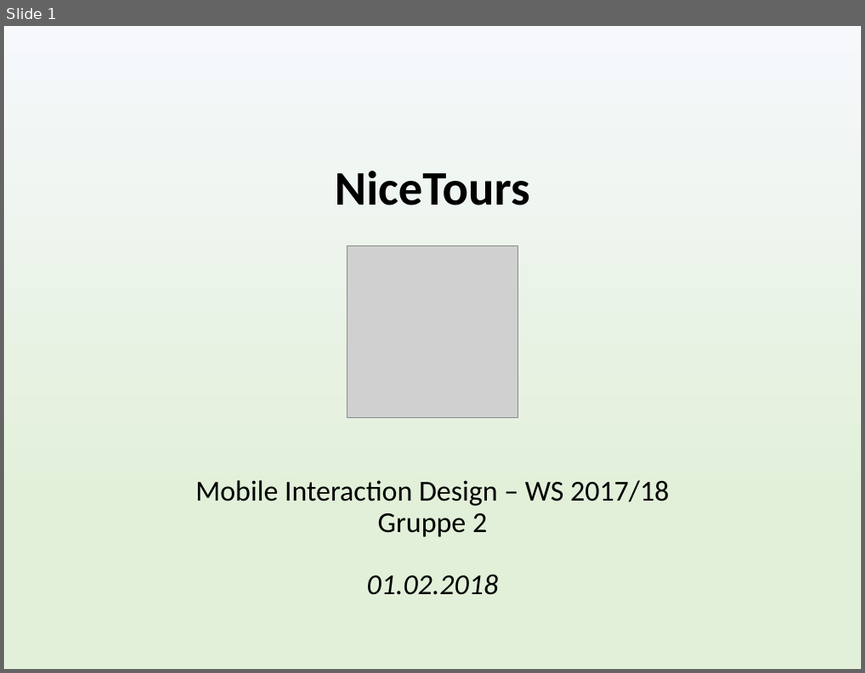
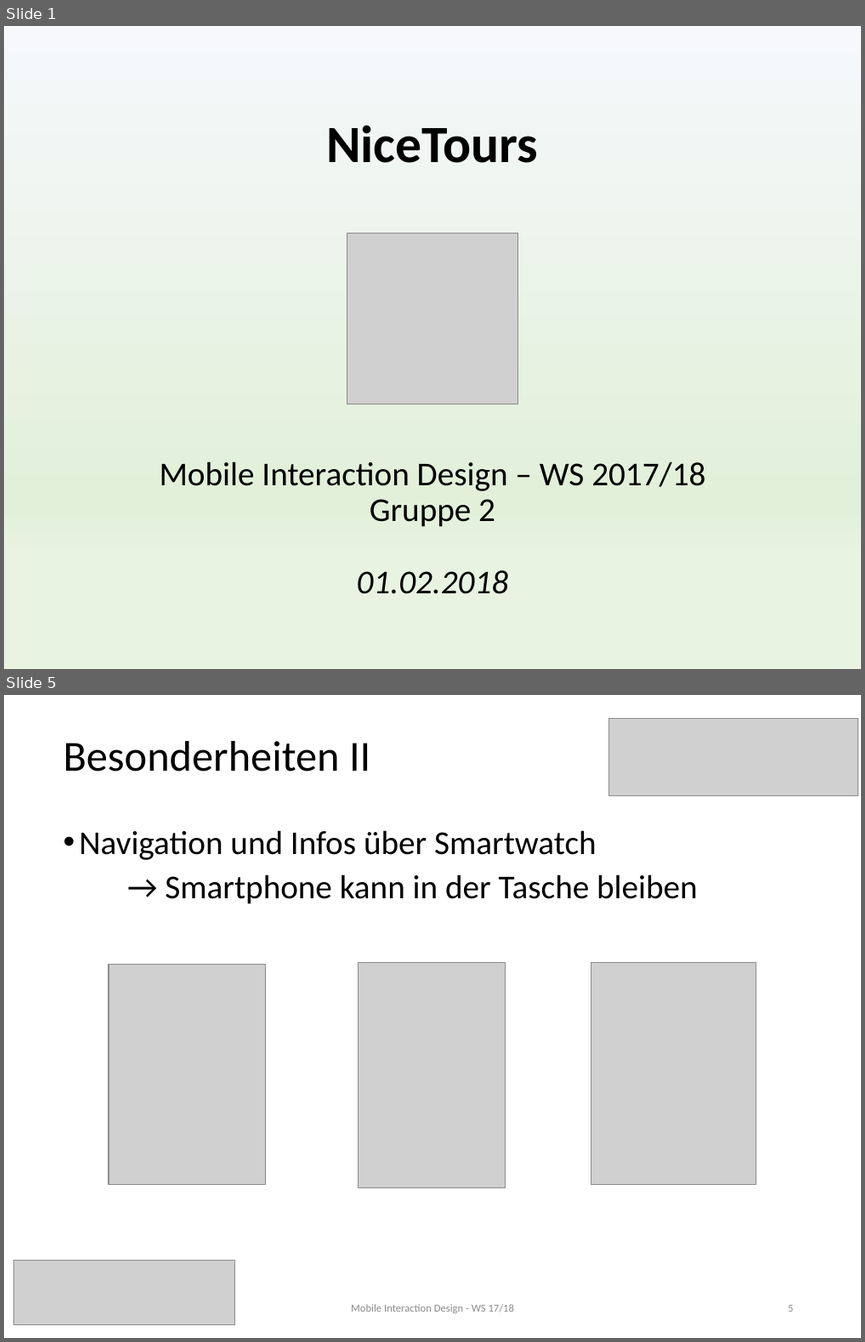
Before and after one commit to MIDw17group02/sightseeingApp, a slide deck: NiceTours Presentation.pptx. Shown one above the other, each under a label of ours: slide 1 before the commit, slides 1 and 5 after it; the slides between them are not shown. The pictures are 865x673 and 865x1342 pixels, drawn with LibreOffice and Linux fonts; fonts in the diff are those of the drawing; grey boxes stand for pictures. Boxes give left, top, right and bottom in pixels: in the first picture for what was removed or moved away, otherwise in the second. Text is boxed around its words. In the diff, an @@ line names an element or a change of style, - is before the commit and + after.

```diff
--- a/NiceTours Presentation.pptx
+++ b/NiceTours Presentation.pptx
@@ slide 5 added at (4,695,861,1338), background #FFFFFF @@
@@ picture added at (609,718,857,796) @@
@@ title added at (64,741,370,771), 36 pt, text #000000 @@
+Besonderheiten II
@@ text added at (79,830,698,904), 28 pt, text #000000 @@
+• Navigation und Infos über Smartwatch
+→ Smartphone kann in der Tasche bleiben
@@ picture added at (109,964,265,1185) @@
@@ picture added at (358,962,506,1188) @@
@@ picture added at (590,962,756,1185) @@
@@ picture added at (14,1259,235,1325) @@
@@ text added at (351,1304,514,1313), 9 pt, text #8C8C8C @@
+Mobile Interaction Design - WS 17/18
@@ page number added at (788,1304,793,1311), 9 pt, text #8C8C8C @@
+5
@@ slide 1 changed as well @@
@@ background gradient #F6F8FC to #E2F0D9 to gradient #F6F8FC to #E2F0D9 to #E8F3E1 @@
@@ picture: place and size @@
-picture at (347,246,518,418)
+picture at (347,233,518,404)
@@ title "NiceTours Mobile Interaction Design – ..." at (160,461,705,594): size 40.5 to 44 pt in "NiceTours"; size 24.3 to 28 pt in "Mobile Interaction Design – WS 2017/18 Gruppe ..." @@
```
Also in this commit, not shown: 1 other slide changed, 5 other slides added, 1 other file.
